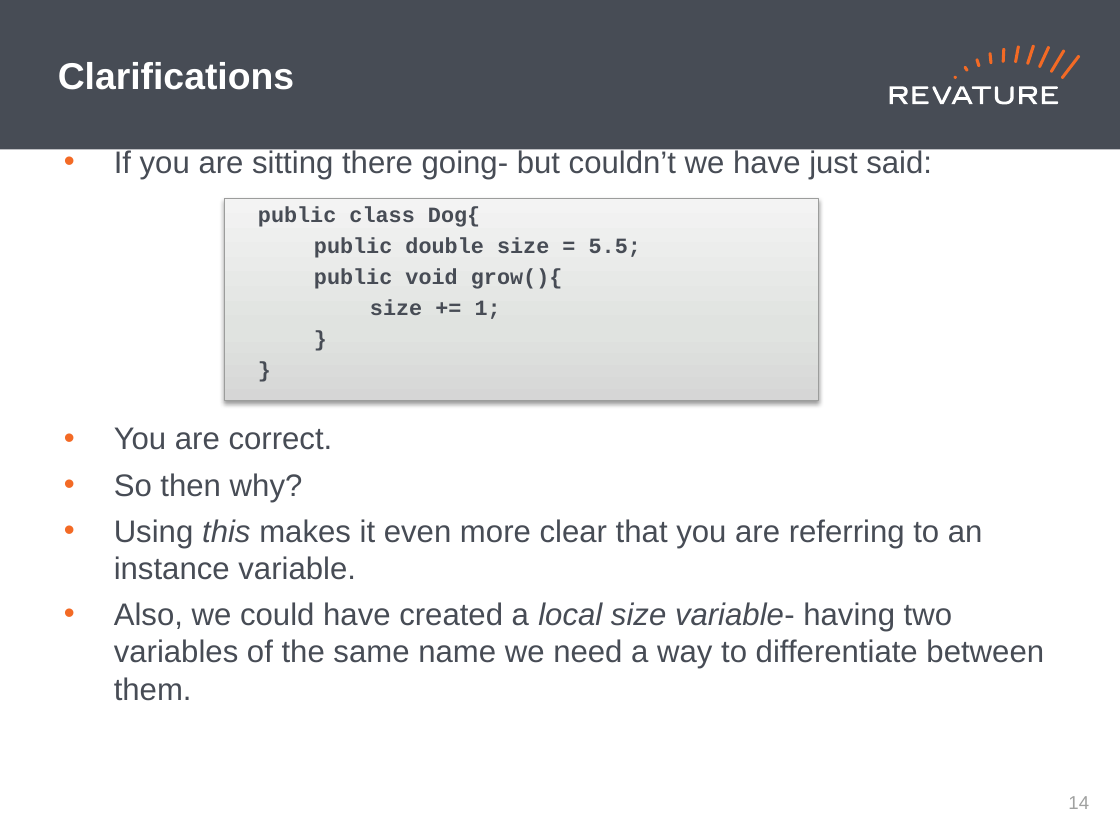
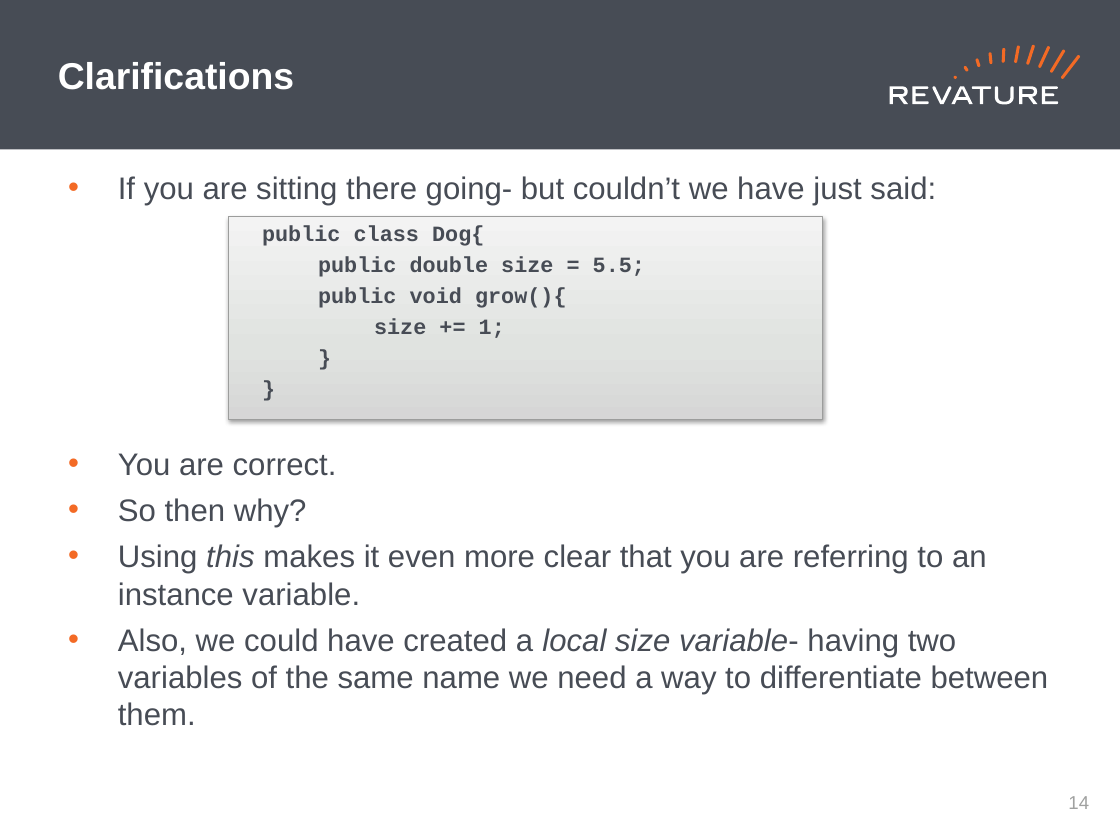
Before and after one commit to jhigherevature/spark-examples, a slide deck: slide 15 of revised-ppts/Day 11 PPT.pptx. Drawn at 1120x840 pixels with LibreOffice and Linux fonts; fonts in the diff are those of the drawing. Boxes give left, top, right and bottom in pixels: in the first picture for what was removed or moved away, otherwise in the second. Text is boxed around its words. In the diff, an @@ line names an element or a change of style, - is before the commit and + after.

```diff
--- a/revised-ppts/Day 11 PPT.pptx
+++ b/revised-ppts/Day 11 PPT.pptx
@@ text "If you are sitting there ...": place and size @@
-text "If you are sitting there ..." at bbox=[114, 148, 1044, 701]
+text "If you are sitting there ..." at bbox=[118, 176, 1049, 726]
@@ rectangle "public class Dog{": place and size @@
-rectangle "public class Dog{" at bbox=[224, 198, 818, 401]
+rectangle "public class Dog{" at bbox=[228, 217, 822, 420]
```
Also in this commit, not shown: 4 other slides changed, 1 slide removed, 6 other files.
